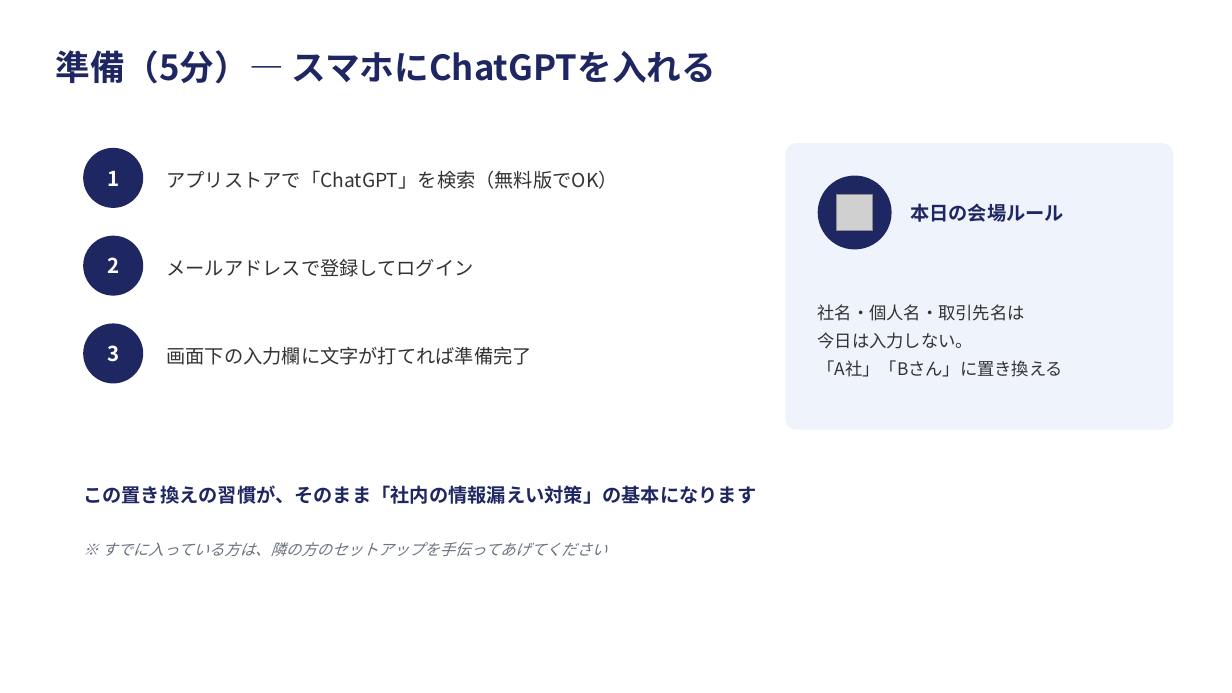
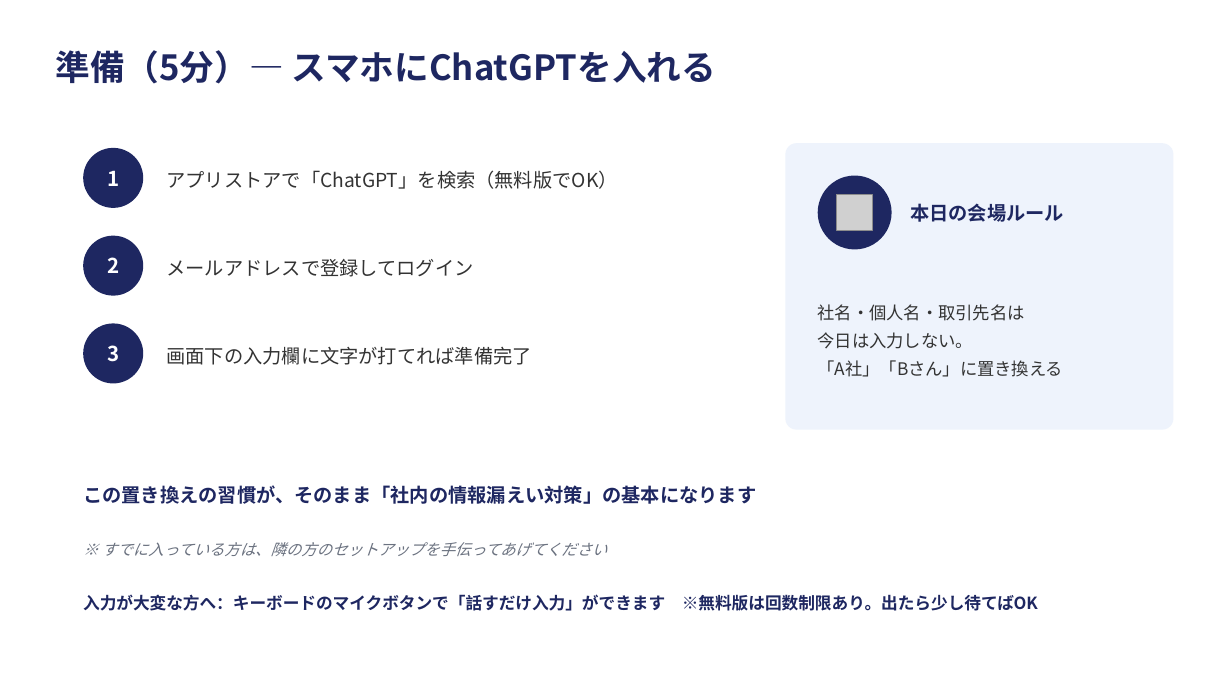
Before and after one commit to mochamofu/ai-lecture, a slide deck: slide 4 of docs/seminar/seminar-video-content.pptx. Drawn at 1232x693 pixels with LibreOffice and Linux fonts; fonts in the diff are those of the drawing; grey boxes stand for pictures. Boxes give left, top, right and bottom in pixels: in the first picture for what was removed or moved away, otherwise in the second. Text is boxed around its words. In the diff, an @@ line names an element or a change of style, - is before the commit and + after.

```diff
--- a/docs/seminar/seminar-video-content.pptx
+++ b/docs/seminar/seminar-video-content.pptx
@@ text added at (x1=83, y1=594, x2=1038, y2=611), 13 pt, text #1E2761, bold @@
+入力が大変な方へ：キーボードのマイクボタンで「話すだけ入力」ができます ※無料版は回数制限あり。出たら少し待てばOK
```
Also in this commit, not shown: 4 other slides changed, 7 other files.
